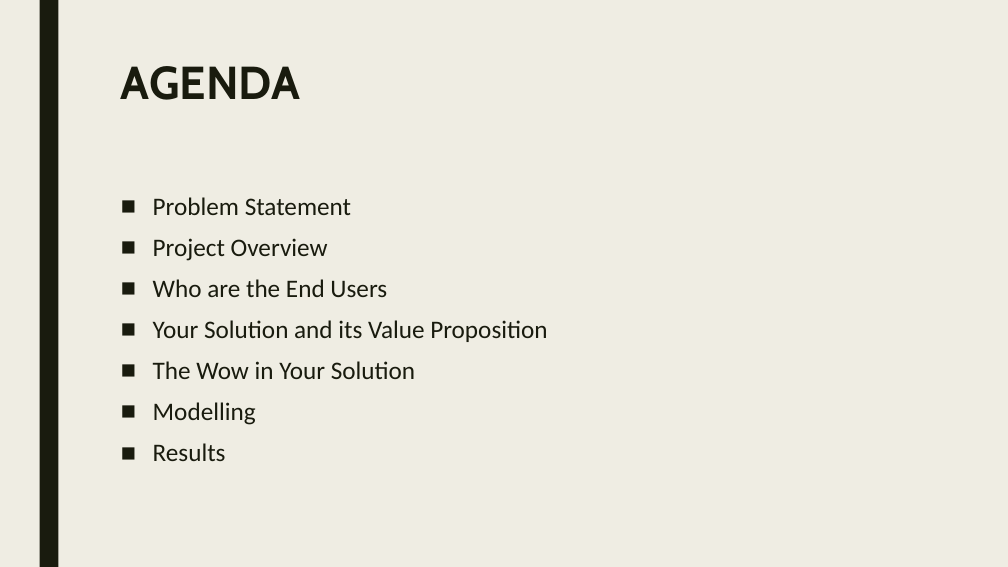
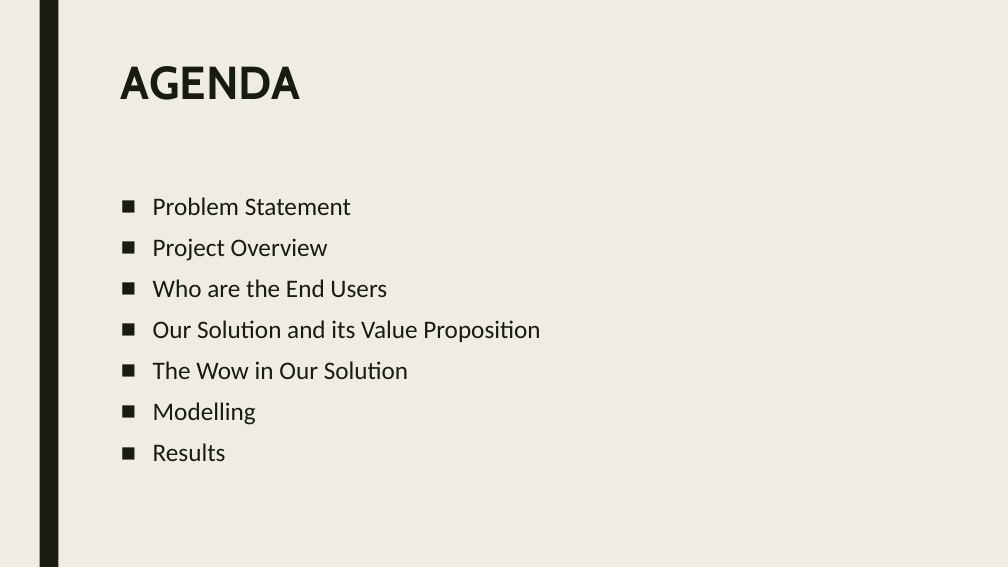
Before and after one commit to anshika20-02/final_AQI, a slide deck: slide 2 of ppt.pptx. Drawn at 1008x567 pixels with LibreOffice and Linux fonts; fonts in the diff are those of the drawing. Boxes give left, top, right and bottom in pixels: in the first picture for what was removed or moved away, otherwise in the second. Text is boxed around its words. In the diff, an @@ line names an element or a change of style, - is before the commit and + after.

```diff
--- a/ppt.pptx
+++ b/ppt.pptx
@@ text at (153, 320, 540, 379): text changed @@
-■ Your Solution and its Value Proposition
-■ The Wow in Your Solution
+■ Our Solution and its Value Proposition
+■ The Wow in Our Solution
```
Also in this commit, not shown: 2 other slides changed, 43 other files.
